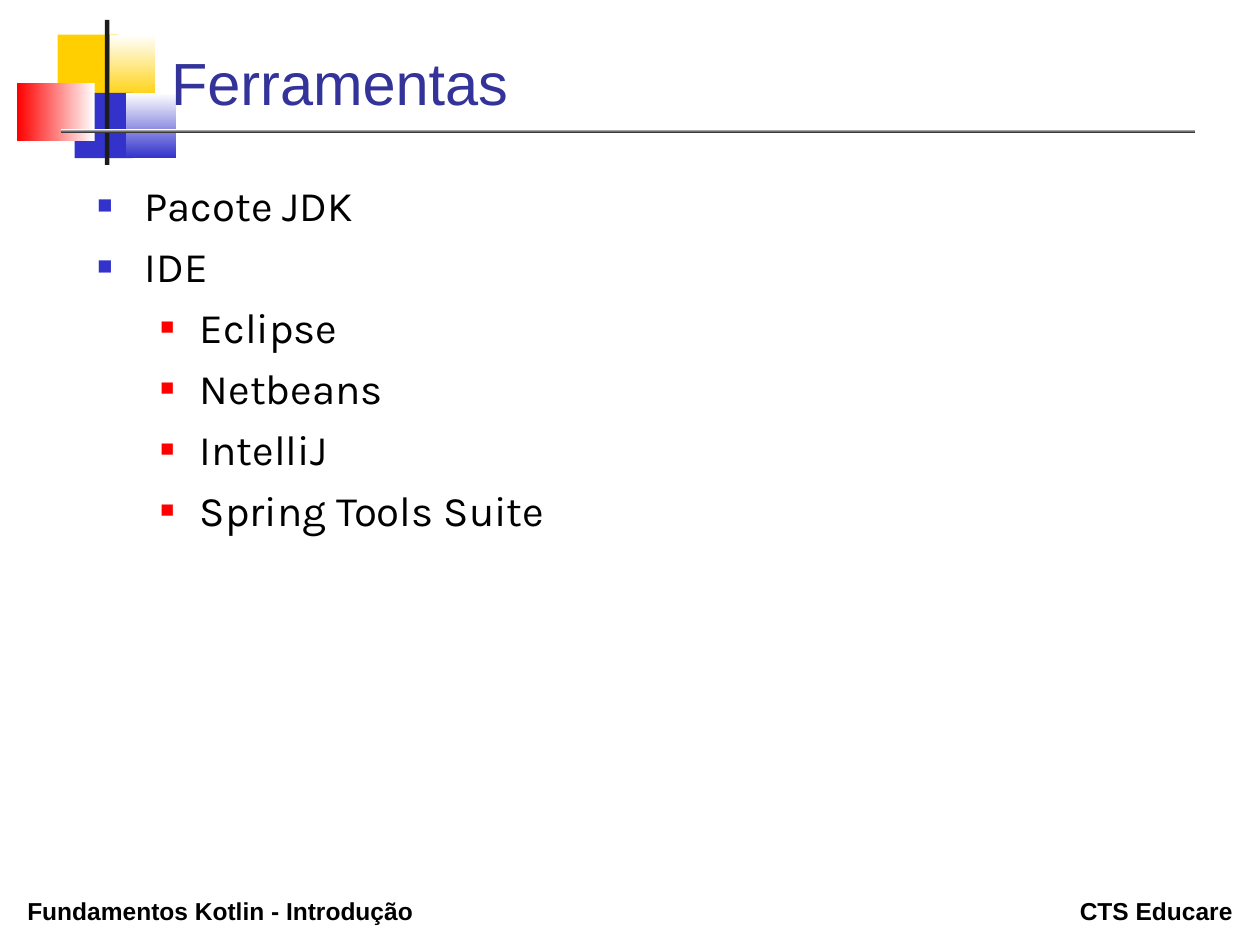
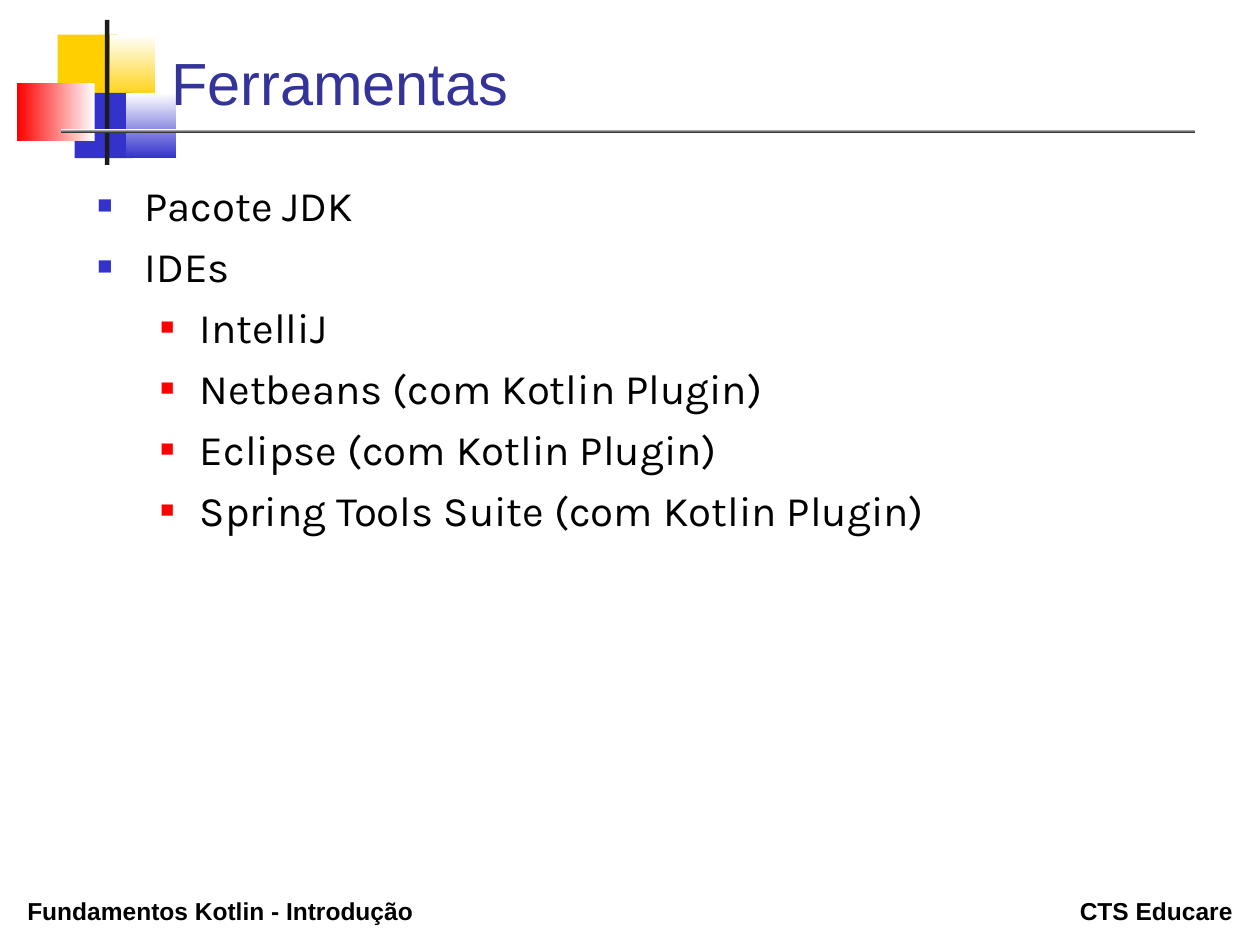
Before and after one commit to erosvitor/curso-kotlin-fundamentos, a slide deck: slide 7 of topicos/01_introducao/Introducao.odp (slide 5 before the commit). Drawn at 1260x945 pixels with LibreOffice and Linux fonts; fonts in the diff are those of the drawing. Boxes give left, top, right and bottom in pixels: in the first picture for what was removed or moved away, otherwise in the second. Text is boxed around its words. In the diff, an @@ line names an element or a change of style, - is before the commit and + after.

```diff
--- a/topicos/01_introducao/Introducao.odp
+++ b/topicos/01_introducao/Introducao.odp
@@ text at bbox=[145, 255, 230, 283]: text changed @@
-■ IDE
-  ■ Eclipse
-  ■ Netbeans
+■ IDEs
@@ text at bbox=[200, 373, 924, 537]: text changed @@
-  ■ Spring Tools Suite
+  ■ Netbeans (com Kotlin Plugin)
+  ■ Eclipse (com Kotlin Plugin)
+  ■ Spring Tools Suite (com Kotlin Plugin)
```
Also in this commit, not shown: 3 other slides changed, 2 slides added, 20 other files.
